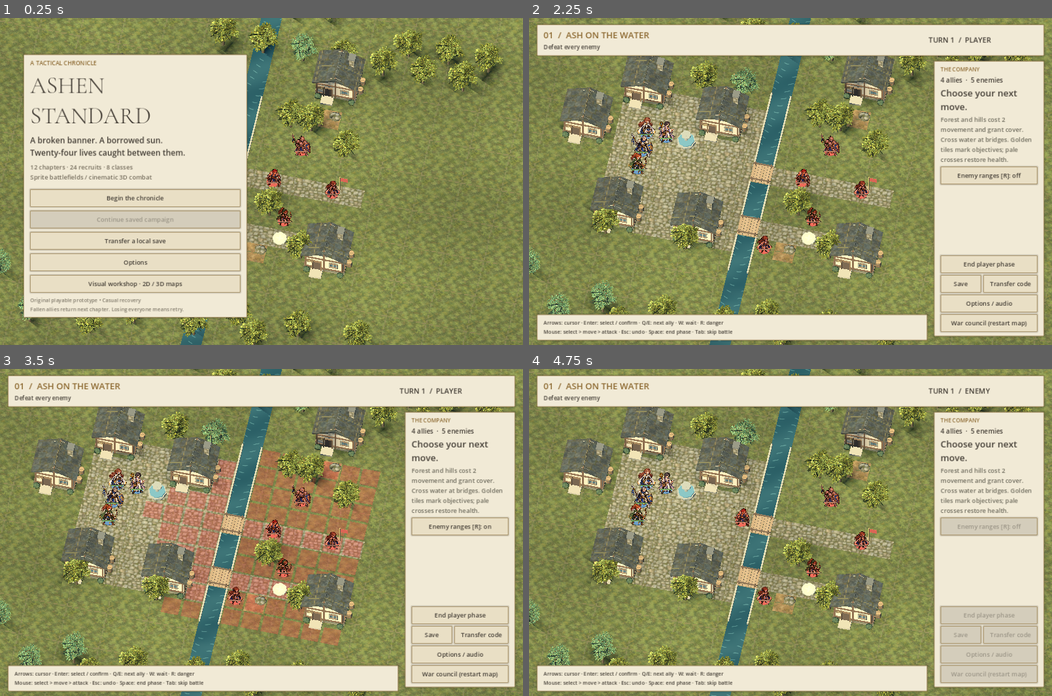
Above: before the commit, frames 1-4 (two rows, left to right).
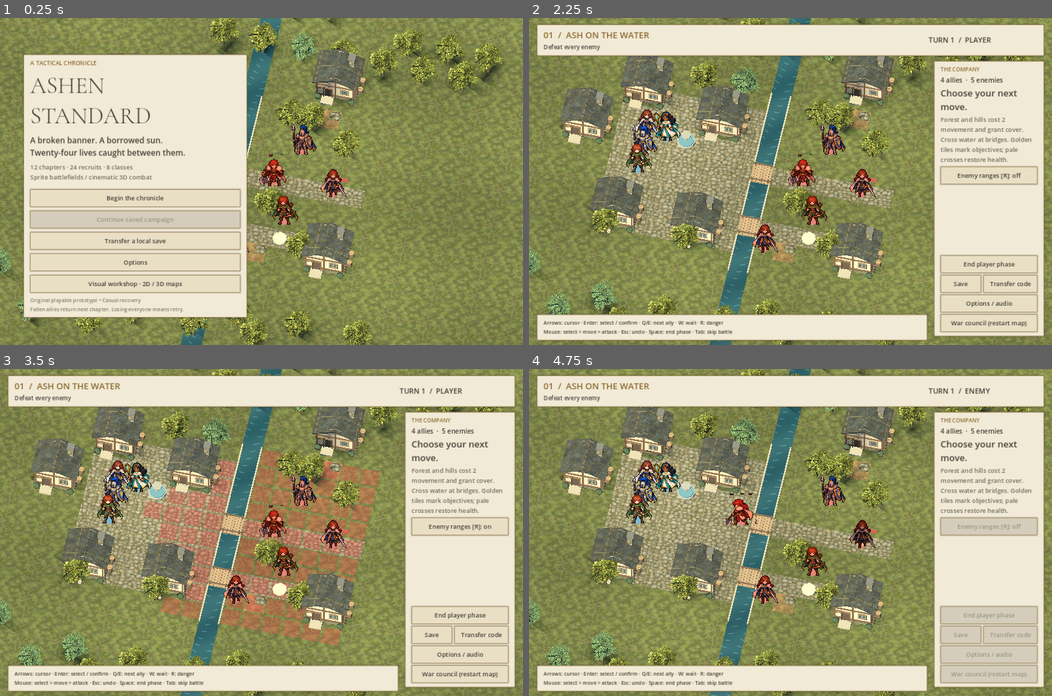
Above: after the commit, the same moments.

Repository: alexrao2000/Poem
Game: Godot game, scene res://main.tscn
Same seed, same stepped clock (60 frames per second), same inputs: the game is played once before the commit and once after it.
Inputs:
- Up to frame 1 (0.25 s): no input
- Up to frame 2 (2.25 s): click "Begin the chronicle" at 0.5 s; click "Skip scene" at 1.25 s; click "Deploy company >" at 2 s
- Up to frame 3 (3.5 s): click "Enemy ranges [R]: off" at 2.75 s
- Up to frame 4 (4.75 s): click "Enemy ranges [R]: on" at 3.5 s; click "End player phase" at 4.25 s

The runs differ from the first frame. In frame 1, 1.1% of the frame differs, in the area x 47-67%, y 32-72%; in frame 2, 2.3%; in frame 3, 2.3%; in frame 4, 2.3%, in the area x 18-67%, y 25-73%.

Commit message:
Use directional animated sprites throughout the campaign

Diff:
--- /dev/null
+++ b/scripts/campaign_map_unit.gd
@@ -0,0 +1,37 @@
+extends "res://visuals/unit_3d.gd"
+# Campaign adapter keeps the portable sprite renderer free of campaign rules.
+# Facing and animation are presentation state; action resolution stays in Rules.
+var unit_id=""
+
+func configure(source: RefCounted,unit: Dictionary,facing="south"):
+ unit_id=unit.id;team=unit.team;spent=unit.acted
+ hp_ratio=clampf(float(unit.hp)/maxf(1,unit.max_hp),0,1)
+ setup(source,"unit."+unit.job.to_lower())
+ sprite.no_depth_test=true;sprite.render_priority=2
+ player.play("idle",facing);update_frame()
+
+func _process(dt):
+ super._process(dt)
+ if team=="enemy":sprite.modulate*=Color(1,.72,.68)
+
+func face_step(step: Vector2i):
+ player.play("move",Player.facing_for_step(step));update_frame()
+
+func finish_move():
+ player.play("idle");update_frame()
+
+func act_toward(point: Vector2i,origin: Vector2i):
+ player.play("act",Player.facing_for_step(point-origin),true);update_frame()
+
+func react(hit: bool,remaining: int):
+ if hit:player.play("defeated" if remaining<=0 else "hurt","",true)
+ update_frame()
+
+func screen_bounds(camera: Camera3D) -> Rect2:
+ var foot=global_position+sprite.position
+ var projected=camera.unproject_position(foot)
+ var density=projected.distance_to(camera.unproject_position(foot+camera.global_transform.basis.x))
+ var pixel_scale=Vector2(sprite.scale.x,sprite.scale.y)*sprite.pixel_size*density
+ var texture_size=sprite.texture.get_size()
+ var corner=Vector2(sprite.offset.x,-texture_size.y-sprite.offset.y)*pixel_scale
+ return Rect2(projected+corner,texture_size*pixel_scale)
--- a/scripts/main.gd
+++ b/scripts/main.gd
@@ -1,6 +1,9 @@
 extends Node3D
 const Rules = preload("res://scripts/rules.gd")
 const Portraits = preload("res://scripts/portraits.gd")
+const MapUnit=preload("res://scripts/campaign_map_unit.gd")
+var map_catalog=preload("res://visuals/catalog.gd").new()
+var map_facings: Dictionary={}
 const DISPLAY_FONT = preload("res://assets/fonts/CormorantGaramond.ttf")
 var portraits=Portraits.new()
 var story: Dictionary
@@ -74,6 +77,8 @@
 var save_warning_queued=false
 
 func _ready():
+	var map_catalog_loaded=map_catalog.open("res://visuals/units.json")
+	assert(map_catalog_loaded,"Campaign map sprite catalog must be valid")
 	story=JSON.parse_string(FileAccess.get_file_as_string("res://data/story.json"))
 	profiles=JSON.parse_string(FileAccess.get_file_as_string("res://data/characters.json"))
 	scenery=Scenery.new()
@@ -145,8 +150,6 @@
 	if screen=="dialogue" and is_instance_valid(dialogue_label):
 		dialogue_reveal+=dt*float(preferences.values.text_speed)
 		dialogue_label.visible_characters=-1 if preferences.values.text_speed==0 else int(dialogue_reveal)
-	for s in sprites:
-		if is_instance_valid(s):s.position.y=s.get_meta("base_y",.65)+sin(clock*3+float(s.get_meta("phase",0)))*.015
 
 func box(color: Color) -> StyleBoxFlat:
 	var b=StyleBoxFlat.new()
@@ -214,7 +217,7 @@
 	markers=Node3D.new();add_child(markers)
 	pieces=Node3D.new();add_child(pieces)
 	stage=Node3D.new();add_child(stage)
-	sprites.clear();unit_nodes.clear()
+	sprites.clear();unit_nodes.clear();map_facings.clear()
 
 func mat(color: Color) -> StandardMaterial3D:
 	var m=StandardMaterial3D.new();m.albedo_color=color;m.roughness=0.95
@@ -248,22 +251,10 @@
 	sprites.clear();unit_nodes.clear()
 	for u in game.units:
 		if u.hp<=0:continue
-		var visual=Node3D.new();visual.name=str(u.id).validate_node_name();visual.position=Vector3(u.x,0,u.y);pieces.add_child(visual);unit_nodes[u.id]=visual
-		var s=Sprite3D.new();s.texture=unit_portrait(u)
-		var height=1.2 if u.job in ["Knight","Rider"] else 1.08
-		s.pixel_size=height/s.texture.get_height()
-		s.billboard=BaseMaterial3D.BILLBOARD_ENABLED;s.texture_filter=BaseMaterial3D.TEXTURE_FILTER_NEAREST
-		s.alpha_cut=SpriteBase3D.ALPHA_CUT_DISCARD;s.alpha_scissor_threshold=.35
-		s.no_depth_test=true;s.render_priority=2
-		s.position=Vector3(0,height*.5+.07,0);s.set_meta("base_y",height*.5+.07);s.set_meta("phase",u.x)
-		s.modulate=(Color(.65,.65,.65) if u.acted else Color.WHITE) if u.team=="player" else Color(1,.66,.62)
-		visual.add_child(s);sprites.append(s)
-		scenery.cylinder(visual,Vector3(0,.035,0),.035,.31,Color("496f9c") if u.team=="player" else Color("a54b45"))
-		# Compact green health bars preserve map readability at normal zoom.
-		var health=Sprite3D.new();var image=Image.create(48,5,false,Image.FORMAT_RGBA8)
-		image.fill(Color("343b30"));image.fill_rect(Rect2i(1,1,maxi(1,int(46.0*u.hp/u.max_hp)),3),Color("8bc96c") if u.team=="player" else Color("d48c70"))
-		health.texture=ImageTexture.create_from_image(image);health.pixel_size=.013;health.billboard=BaseMaterial3D.BILLBOARD_ENABLED
-		health.position=Vector3(0,.16,.12);health.no_depth_test=true;health.render_priority=3;visual.add_child(health)
+		var visual=MapUnit.new();visual.name=str(u.id).validate_node_name();visual.position=Vector3(u.x,0,u.y)
+		pieces.add_child(visual);visual.configure(map_catalog,u,map_facings.get(u.id,"south"))
+		visual.selected=selected!=null and selected.id==u.id
+		unit_nodes[u.id]=visual;sprites.append(visual.sprite)
 
 func unit_portrait(u) -> Texture2D:
 	var individual=portraits.get_map_sprite(u.id)
@@ -420,6 +411,7 @@
 	button_in(side,"War council (restart map)",show_camp,busy)
 
 func highlight():
+	for id in unit_nodes:unit_nodes[id].selected=selected!=null and selected.id==id
 	route_preview=null;last_hover=Vector2i(-1,-1)
 	for n in markers.get_children():n.queue_free()
 	var danger={}
@@ -478,13 +470,22 @@
 		if event.button_index==MOUSE_BUTTON_RIGHT:cancel_selection();return
 		if event.button_index!=MOUSE_BUTTON_LEFT:return
 		cursor_visible=false;highlight()
-		for unit in game.units:
-			if unit.hp>0 and camera.unproject_position(Vector3(unit.x,.65,unit.y)).distance_to(event.position)<25:
-				click_tile(game.pos(unit));return
+		var picked=pick_map_unit(event.position)
+		if picked!=null:click_tile(game.pos(picked));return
 		var start=camera.project_ray_origin(event.position)
 		var dir=camera.project_ray_normal(event.position)
 		var hit=Plane(Vector3.UP,0).intersects_ray(start,dir)
 		if hit!=null:click_tile(Vector2i(roundi(hit.x),roundi(hit.z)))
+
+func pick_map_unit(point: Vector2):
+	var picked=null;var front=-INF
+	for unit in game.units:
+		if unit.hp<=0 or not unit_nodes.has(unit.id):continue
+		var actor=unit_nodes[unit.id]
+		if not actor.screen_bounds(camera).has_point(point):continue
+		var depth=camera.unproject_position(actor.global_position).y
+		if depth>front:picked=unit;front=depth
+	return picked
 
 func cancel_selection():
 	if selected!=null and origin!=null and not selected.acted:
@@ -498,8 +499,9 @@
 		if game.can_attack(selected,u):target=u;update_side();return
 		if game.can_heal(selected,u):
 			var before=game.progress_snapshot()
+			var old_hp=u.hp
 			if game.heal(selected,u):
-				play_sfx("heal");busy=true;update_side();await show_progress(before);busy=false;finish_action();return
+				play_sfx("heal");busy=true;update_side();await map_heal_feedback(selected,u,u.hp-old_hp);await show_progress(before);busy=false;finish_action();return
 	if u!=null and u.team=="player":
 		cancel_selection();selected=u;play_sfx("select");highlight();update_side();return
 	if u!=null and u.team=="enemy" and (selected==null or selected.team=="enemy"):
@@ -519,7 +521,9 @@
 
 func tonic():
 	if busy or selected==null:return
-	if game.use_tonic(selected):play_sfx("heal");finish_action()
+	var unit=selected;var old_hp=unit.hp
+	if game.use_tonic(unit):
+		busy=true;play_sfx("heal");update_side();await map_heal_feedback(unit,unit,unit.hp-old_hp);busy=false;finish_action()
 
 func player_attack():
 	if busy or selected==null or target==null:return
@@ -1045,9 +1049,12 @@
 	moving_id=unit.id
 	visual.position=Vector3(path[0].x,0,path[0].y)
 	var motion=create_tween()
-	for point in path.slice(1):
+	for i in range(1,path.size()):
+		var point=path[i];var step=point-path[i-1]
+		motion.tween_callback(func():visual.face_step(step);map_facings[unit.id]=visual.player.facing)
 		motion.tween_property(visual,"position",Vector3(point.x,0,point.y),.105).set_trans(Tween.TRANS_LINEAR)
 	await motion.finished
+	visual.finish_move()
 	moving_id=""
 
 func preview_route(destination: Vector2i):
@@ -1110,7 +1117,15 @@
 	for event in events:
 		var targets=game.units.filter(func(unit):return unit.id==event.target)
 		if targets.is_empty():continue
-		var unit=targets[0];var text_label=Label.new();ui.add_child(text_label)
+		var unit=targets[0]
+		var attackers=game.units.filter(func(other):return other.id==event.actor)
+		var actor=unit_nodes.get(event.actor);var victim=unit_nodes.get(event.target)
+		if actor!=null and not attackers.is_empty():
+			actor.act_toward(game.pos(unit),game.pos(attackers[0]));map_facings[event.actor]=actor.player.facing
+		await get_tree().create_timer(.12).timeout
+		if victim!=null:
+			victim.react(event.hit,int(event.remaining));victim.hp_ratio=clampf(float(event.remaining)/maxf(1,unit.max_hp),0,1);victim.refresh_health()
+		var text_label=Label.new();ui.add_child(text_label)
 		text_label.text="MISS" if not event.hit else ("CRIT " if event.crit else "")+str(int(event.damage))
 		text_label.add_theme_font_size_override("font_size",28);text_label.add_theme_color_override("font_color",Color("ffe5a1"));text_label.add_theme_color_override("font_outline_color",Color("30353a"));text_label.add_theme_constant_override("outline_size",5)
 		text_label.position=camera.unproject_position(Vector3(unit.x,1.1,unit.y))-Vector2(25,20);text_label.mouse_filter=Control.MOUSE_FILTER_IGNORE
@@ -1118,7 +1133,29 @@
 		var fade=create_tween().set_parallel(true);fade.tween_property(text_label,"position:y",text_label.position.y-24,.24);fade.tween_property(text_label,"modulate:a",0.0,.24)
 		await fade.finished
 		text_label.queue_free()
+		if actor!=null:actor.finish_move()
+		if victim!=null and event.remaining>0:victim.finish_move()
 	refresh_pieces()
+
+func map_heal_feedback(healer,recipient,amount: int):
+	var actor=unit_nodes.get(healer.id);var patient=unit_nodes.get(recipient.id)
+	if actor!=null:
+		if healer.id!=recipient.id:actor.act_toward(game.pos(recipient),game.pos(healer))
+		else:actor.player.play("act","",true)
+		map_facings[healer.id]=actor.player.facing
+	await get_tree().create_timer(.12).timeout
+	var glow=Node3D.new();pieces.add_child(glow);glow.position=Vector3(recipient.x,.08,recipient.y)
+	var ring=MeshInstance3D.new();var shape=TorusMesh.new();shape.inner_radius=.28;shape.outer_radius=.32;ring.mesh=shape;glow.add_child(ring)
+	var material=mat(Color(.55,.95,.76,.8));material.shading_mode=BaseMaterial3D.SHADING_MODE_UNSHADED;ring.material_override=material
+	var text_label=Label.new();ui.add_child(text_label);text_label.text="+"+str(amount)
+	text_label.position=camera.unproject_position(Vector3(recipient.x,1.1,recipient.y))-Vector2(20,20)
+	text_label.add_theme_font_size_override("font_size",28);text_label.add_theme_color_override("font_color",Color("b4efd1"));text_label.add_theme_color_override("font_outline_color",Color("263e36"));text_label.add_theme_constant_override("outline_size",5);text_label.mouse_filter=Control.MOUSE_FILTER_IGNORE
+	if patient!=null:patient.hp_ratio=float(recipient.hp)/maxf(1,recipient.max_hp);patient.refresh_health()
+	var bloom=create_tween().set_parallel(true)
+	bloom.tween_property(glow,"scale",Vector3.ONE*1.7,.35);bloom.tween_property(material,"albedo_color:a",0.0,.35)
+	bloom.tween_property(text_label,"position:y",text_label.position.y-22,.35);bloom.tween_property(text_label,"modulate:a",0.0,.35)
+	await bloom.finished;glow.queue_free();text_label.queue_free()
+	if actor!=null:actor.finish_move()
 
 func initialize_map_cursor():
 	if cursor_visible:return
--- a/tests/test_movement.gd
+++ b/tests/test_movement.gd
@@ -37,9 +37,26 @@
  assert(app.unit_nodes[unit.id].position.distance_to(Vector3(destination.x,0,destination.y))>.01,"Visual travels from old position")
  while app.busy:await process_frame
  assert(app.unit_nodes[unit.id].position==Vector3(destination.x,0,destination.y))
- assert(app.unit_nodes[unit.id].get_child_count()==3,"Sprite, ground marker and HP travel in one group")
+ var actor=app.unit_nodes[unit.id]
+ assert(actor.sprite.get_parent()==actor and actor.marker.get_parent()==actor and actor.health.get_parent()==actor,"Sprite, ground marker and HP travel in one group")
+ assert(actor.player.state=="idle" and app.map_facings[unit.id]==actor.player.facing,"Walk returns to idle while retaining its last facing")
  app.cancel_selection();assert(app.game.pos(unit)==start and app.unit_nodes[unit.id].position==Vector3(start.x,0,start.y),"Cancel restores both simulation and visuals")
  assert(app.sprites.size()==app.game.units.size())
+ for other in app.game.units:
+  if other.id!=unit.id:other.hp=0
+ app.refresh_pieces();await process_frame
+ actor=app.unit_nodes[unit.id]
+ for zoom in [12.0,16.0,22.0]:
+  app.camera.size=zoom
+  var bounds=actor.screen_bounds(app.camera)
+  assert(bounds.size.x>10 and bounds.size.y>10,"Picking uses projected sprite dimensions")
+  assert(app.pick_map_unit(bounds.position+bounds.size*Vector2(.5,.2))==unit,"Upper body remains selectable at different map zooms")
+  assert(app.pick_map_unit(bounds.end+Vector2(15,15))==null,"Outside sprite bounds falls through to terrain picking")
+ for recruit in app.game.roster:
+  var data=recruit.duplicate(true);data.team="player";data.acted=false
+  var visual=app.MapUnit.new();app.pieces.add_child(visual);visual.configure(app.map_catalog,data)
+  assert(visual.visual_id=="unit."+data.job.to_lower(),"Every recruit uses its own class animation set")
+  visual.queue_free()
  app.queue_free();await process_frame
  print("PASS: ",paths," legal weighted routes across 12 maps, movement animation, action lock and undo restoration")
  quit()
--- a/tests/test_preferences.gd
+++ b/tests/test_preferences.gd
@@ -28,6 +28,12 @@
  await app.cinematic(a,b,events)
  assert(app.camera.projection==Camera3D.PROJECTION_ORTHOGONAL and app.camera.position==camera_position,"Quick mode keeps tactical camera")
  assert(app.game.rng.state==rng and b.hp==hp,"Presentation does not reroll or apply damage twice")
+ a.hp=a.max_hp-6;a.acted=false;a.potions=1;app.selected=a
+ app.tonic();await process_frame
+ assert(app.busy and a.potions==0,"Healing animation locks input after one tonic is spent")
+ while app.busy:await process_frame
+ assert(a.hp==a.max_hp and a.potions==0 and app.game.rng.state==rng,"Healing feedback does not apply health twice or consume RNG")
+ assert(app.unit_nodes[a.id].player.state=="idle" and app.unit_nodes[a.id].spent,"Finished field action returns to spent idle")
  app.show_options("battle");await process_frame;await process_frame
  for control in app.ui.find_children("*","Button",true,false):assert(control.get_global_rect().end.y<=app.ui.size.y,"Options controls fit viewport")
  app.close_options();assert(app.screen=="battle","Options return to tactical play")
Not shown, added: scripts/campaign_map_unit.gd.uid
Not shown, changed: DEVELOPMENT.md
Not shown, changed: README.md
Not shown, changed: docs/art-direction.md
